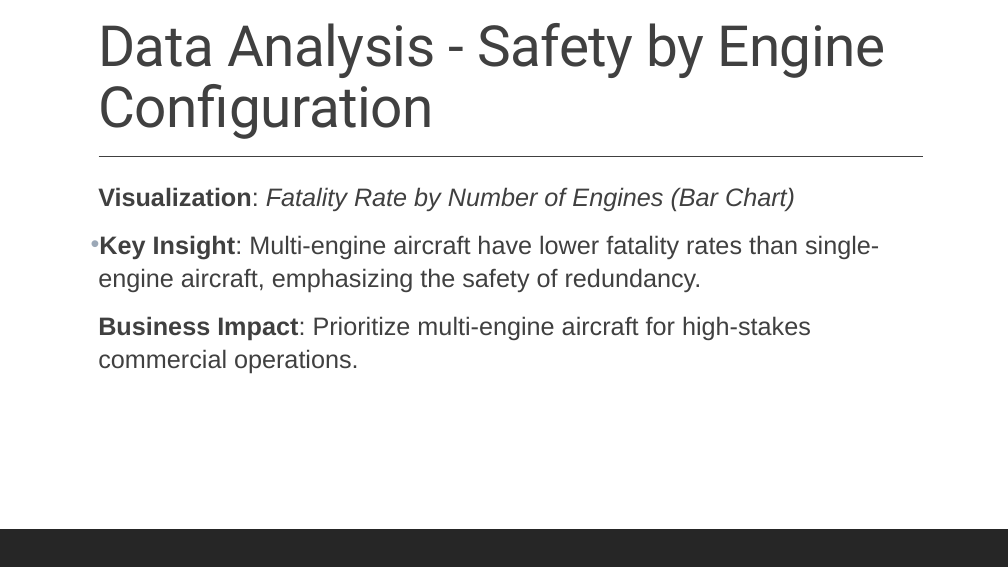
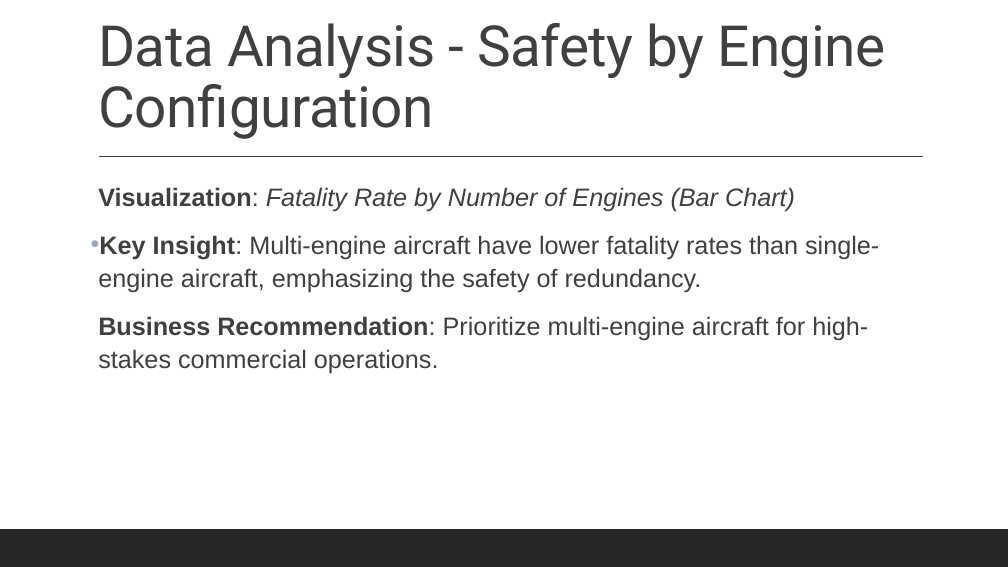
Before and after one commit to Lydia-byte-rgb/Phase-1-Project_Lydia, a slide deck: slide 10 of Phase_1_Project Slides.pptx (slide 8 before the commit). Drawn at 1008x567 pixels with LibreOffice and Linux fonts; fonts in the diff are those of the drawing. Boxes give left, top, right and bottom in pixels: in the first picture for what was removed or moved away, otherwise in the second. Text is boxed around its words. In the diff, an @@ line names an element or a change of style, - is before the commit and + after.

```diff
--- a/Phase_1_Project Slides.pptx
+++ b/Phase_1_Project Slides.pptx
@@ text at (98,316,868,374): text changed @@
-  Business Impact: Prioritize multi-engine aircraft for high-stakes commercial operations.
+  Business Recommendation: Prioritize multi-engine aircraft for high-stakes commercial operations.
```
Also in this commit, not shown: 9 other slides changed, 3 slides added, 1 slide removed, 2 other files.
